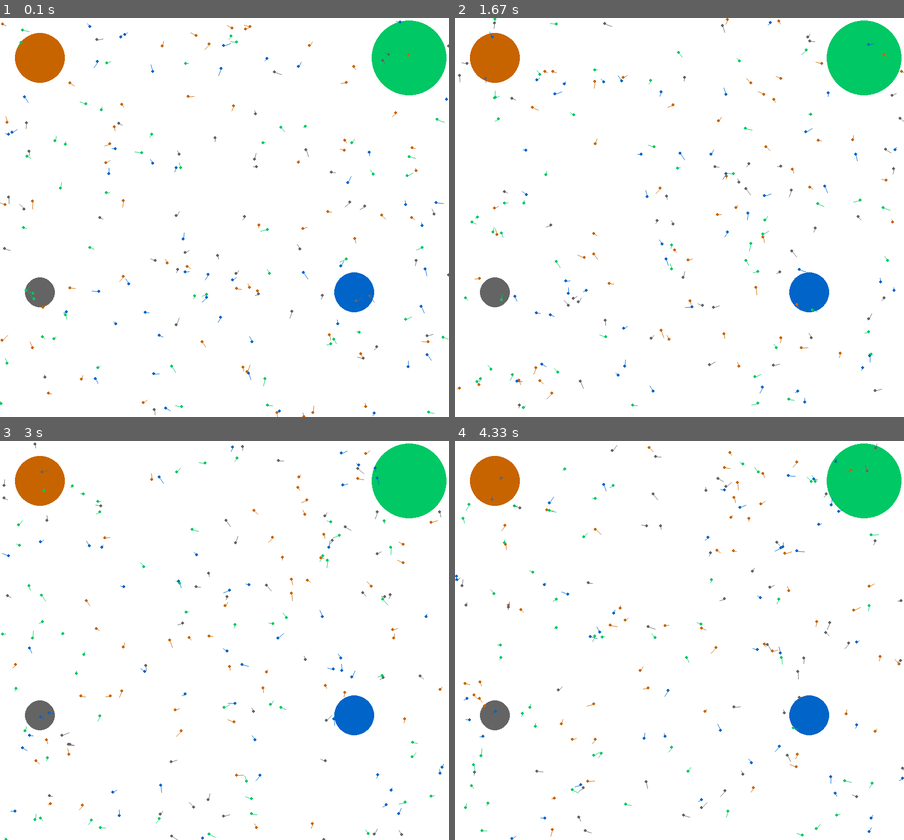
Above: before the commit, frames 1-4 (two rows, left to right).
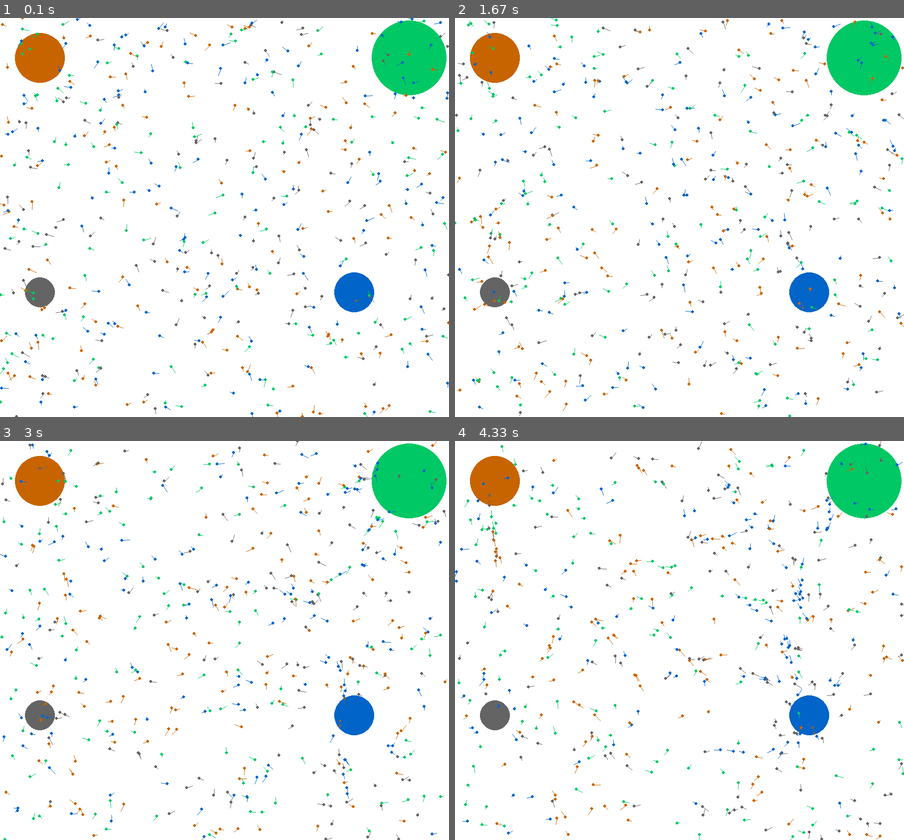
Above: after the commit, the same moments.

Repository: boris-pichugin/yumsh
Game: pygame game, started from Кружок/Проекты/01. Орущие букашки/src/main.py
The game is run twice, just before and just after one commit, with the same random seed, the same clock (stepped at 60 frames per second) and the same inputs.
Inputs (mouse positions are in pixels of both pictures, inside the frame that each line leads up to):
- Up to frame 1 (0.1 s): no input
- Up to frame 2 (1.67 s): no input
- Up to frame 3 (3 s): no input
- Up to frame 4 (4.33 s): click (616, 556) at 3.88 s

The runs differ from the first frame. In frame 1, 2.5% of the frame differs, in the area x 0-100%, y 0-100%; in frame 2, 3.3%; in frame 3, 3.4%; in frame 4, 3.5%.

Commit message:
Кружок/Проекты/01. Орущие букашки: ускорение

Diff:
--- a/Кружок/Проекты/01. Орущие букашки/src/main.py
+++ b/Кружок/Проекты/01. Орущие букашки/src/main.py
@@ -1,3 +1,4 @@
+import time
 from typing import Optional
 
 import pygame as pg
@@ -14,7 +15,7 @@
         Target(center=[710, 550], radius=40, mark=2),
         Target(center=[80, 550], radius=30, mark=3)
     ],
-    num_bugs=200,
+    num_bugs=500,
     hearing_radius=50,
     bug_rate=2
 )
@@ -75,13 +76,30 @@
     exit()
 
 
+tics_count = 0  # число тиков мира.
+sum_times = 0  # суммарное время, потраченное на вычисление шагов (ns)
+
+
+#  24298214.73746814
+# 110246605.2278481
+
 def draw(surface: pg.Surface) -> None:
     """
     Функция рисования.
 
     :param surface:  поверхность, на которой надо рисовать.
     """
+    global tics_count
+    global sum_times
+
+    sum_times -= time.time_ns()
+
     world.tick()
+
+    tics_count += 1
+    sum_times += time.time_ns()
+    if tics_count % 20 == 0:
+        print(f"Среднее время на вычисление одного шага: {sum_times / tics_count:.2f} ns")
 
     surface.fill((255, 255, 255))  # Заполняем фон кадра чёрным цветом.
 
--- a/Кружок/Проекты/01. Орущие букашки/src/world.py
+++ b/Кружок/Проекты/01. Орущие букашки/src/world.py
@@ -79,11 +79,35 @@
             if target is not None:
                 bug.on_get_into(target.mark)
 
-        num_bugs = len(self.bugs)
+        grid_w = math.floor(self.width / self.hearing_radius)
+        grid_h = math.floor(self.height / self.hearing_radius)
+        grid = [[[] for _ in range(grid_h)] for _ in range(grid_w)]
+        for bug in self.bugs:
+            w = int(bug.position[0] // self.hearing_radius)
+            h = int(bug.position[1] // self.hearing_radius)
+            grid[w][h].append(bug)
+
+        for w in range(grid_w - 1):
+            for h in range(grid_h - 1):
+                bugs00 = grid[w][h]
+                self.interact_bugs_in_one_cell(bugs00)
+                self.interact_bugs_in_different_cells(bugs00, grid[w][h + 1])
+                self.interact_bugs_in_different_cells(bugs00, grid[w + 1][h])
+                self.interact_bugs_in_different_cells(bugs00, grid[w + 1][h + 1])
+
+    def interact_bugs_in_one_cell(self, bugs: list):
+        num_bugs = len(bugs)
         for i in range(1, num_bugs):
-            bug0 = self.bugs[i]
+            bug0 = bugs[i]
             for j in range(i):
-                bug1 = self.bugs[j]
+                bug1 = bugs[j]
+                if self.is_interact(bug0, bug1):
+                    bug0.on_hear_signal(bug1.position, bug1.shout_steps(self.hearing_radius))
+                    bug1.on_hear_signal(bug0.position, bug0.shout_steps(self.hearing_radius))
+
+    def interact_bugs_in_different_cells(self, bugs0: list, bugs1: list):
+        for bug0 in bugs0:
+            for bug1 in bugs1:
                 if self.is_interact(bug0, bug1):
                     bug0.on_hear_signal(bug1.position, bug1.shout_steps(self.hearing_radius))
                     bug1.on_hear_signal(bug0.position, bug0.shout_steps(self.hearing_radius))
